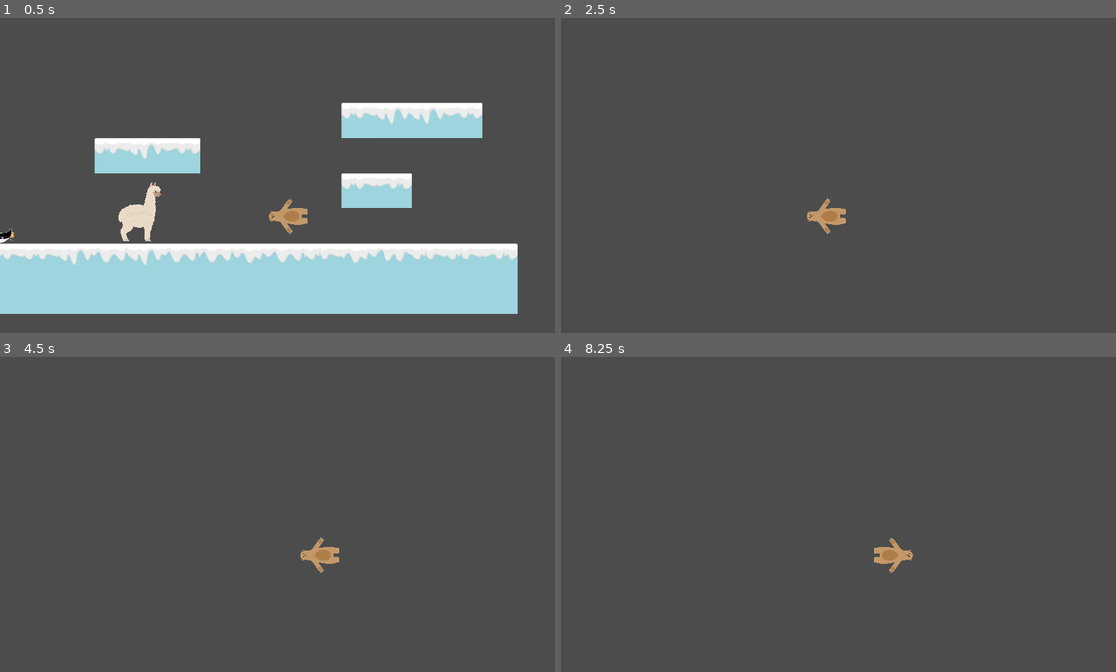
Above: before the commit, frames 1-4 (two rows, left to right).
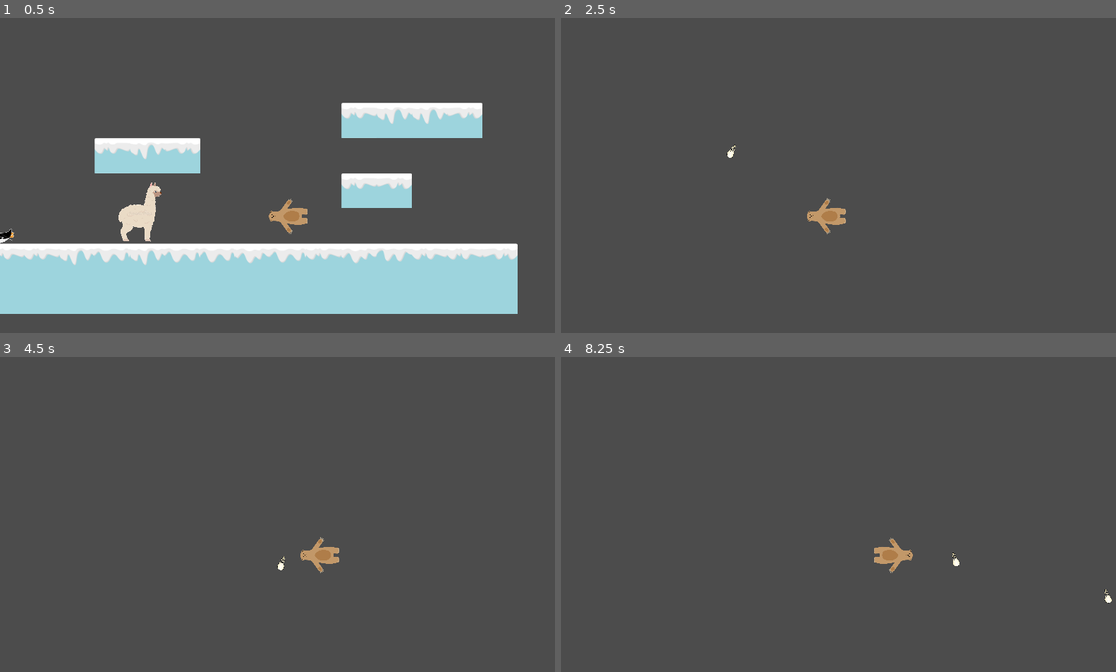
Above: after the commit, the same moments.

Repository: lendroit/ice-bear
Game: Godot game, scene res://World.tscn
Two runs of this game, one before a commit and one after it. Both use one fixed random seed, a clock stepped at 60 frames per second and the inputs below.
Inputs:
- Up to frame 1 (0.5 s): no input
- Up to frame 2 (2.5 s): hold Right (walk_right) 0.53-2.03 s; tap T (Glaire) at 0.6, 1.35, 2.1 s; tap Space (jump) at 0.77, 1.52 s; hold Left (walk_left) from 2.03 s (still down)
- Up to frame 3 (4.5 s): release Left (walk_left) at 2.78 s; hold Right (walk_right) 2.78-4.28 s; tap T (Glaire) at 2.85, 3.6, 4.35 s; tap Space (jump) at 3.02, 3.77 s; tap Enter at 4.25 s; hold Left (walk_left) from 4.28 s (still down)
- Up to frame 4 (8.25 s): tap Space (jump) at 4.52, 6.02, 6.77, 7.25, 7.52 s; release Left (walk_left) at 5.03 s; hold Right (walk_right) 5.03-5.78 s; tap T (Glaire) every 0.75 s from 5.1 to 8.1 s; hold Left (walk_left) 5.78-7.28 s; hold Right (walk_right) from 7.28 s (still down)

Frame 1 is identical in both runs. In frame 2, less than 0.1% of the frame differs, in the area x 29-32%, y 40-45%; in frame 3, less than 0.1%; in frame 4, less than 0.1%, in the area x 70-100%, y 62-79%.

Commit message:
add sprite to spit, change its physics

Diff:
--- a/Glaire.gd
+++ b/Glaire.gd
@@ -1,6 +1,6 @@
 extends Area2D
 
-var velocity = Vector2(350, 0)
+var velocity = Vector2(550, 0)
 
 var speed = 250
 
@@ -10,7 +10,7 @@
 
 
 func _process(delta):
-	velocity.y += EngineParameters.GRAVITY * delta
+	velocity.y += EngineParameters.GRAVITY/2 * delta
 	position += velocity * delta
 	rotation = velocity.angle()
 
--- a/Glaire.tscn
+++ b/Glaire.tscn
@@ -1,16 +1,24 @@
-[gd_scene load_steps=3 format=2]
+[gd_scene load_steps=4 format=2]
 
 [ext_resource path="res://Glaire.gd" type="Script" id=1]
+[ext_resource path="res://spit.png" type="Texture" id=2]
 
-[sub_resource type="CircleShape2D" id=1]
-radius = 6.22036
+[sub_resource type="CapsuleShape2D" id=1]
+radius = 6.31215
+height = 10.3429
 
 [node name="Glaire" type="Area2D"]
 position = Vector2( -0.743258, -2.97303 )
 script = ExtResource( 1 )
 
 [node name="CollisionShape2D" type="CollisionShape2D" parent="."]
-position = Vector2( 8.47312, -2.00679 )
+position = Vector2( 14.4311, -10.1484 )
+rotation = 1.5708
 shape = SubResource( 1 )
 
 [node name="Sprite" type="Sprite" parent="."]
+position = Vector2( 12.2402, -9.74195 )
+rotation = 1.5708
+scale = Vector2( 0.0229739, 0.022974 )
+texture = ExtResource( 2 )
+offset = Vector2( 8.5, -2 )
--- a/Player.gd
+++ b/Player.gd
@@ -42,7 +42,7 @@
 enum leftright {left, right}
 
 #		Handle Crachat :
-export var spit_velocity = 350
+export var spit_velocity = 650
 
 var Glaire = preload("res://Glaire.tscn")
 
--- a/Player.tscn
+++ b/Player.tscn
@@ -55,10 +55,9 @@
 modulate = Color( 0.215686, 0.835294, 0.298039, 1 )
 position = Vector2( -0.265686, -5.31366 )
 shape = SubResource( 3 )
-[connection signal="area_shape_entered" from="HurtBox" to="." method="_on_HurtBox_area_shape_entered"]
-[connection signal="area_entered" from="PickupBox" to="." method="_on_PickupBox_area_entered"]
 
 [node name="Timer" type="Timer" parent="."]
 autostart = true
 [connection signal="area_shape_entered" from="HurtBox" to="." method="_on_HurtBox_area_shape_entered"]
+[connection signal="area_entered" from="PickupBox" to="." method="_on_PickupBox_area_entered"]
 [connection signal="timeout" from="Timer" to="." method="_on_Timer_timeout"]
